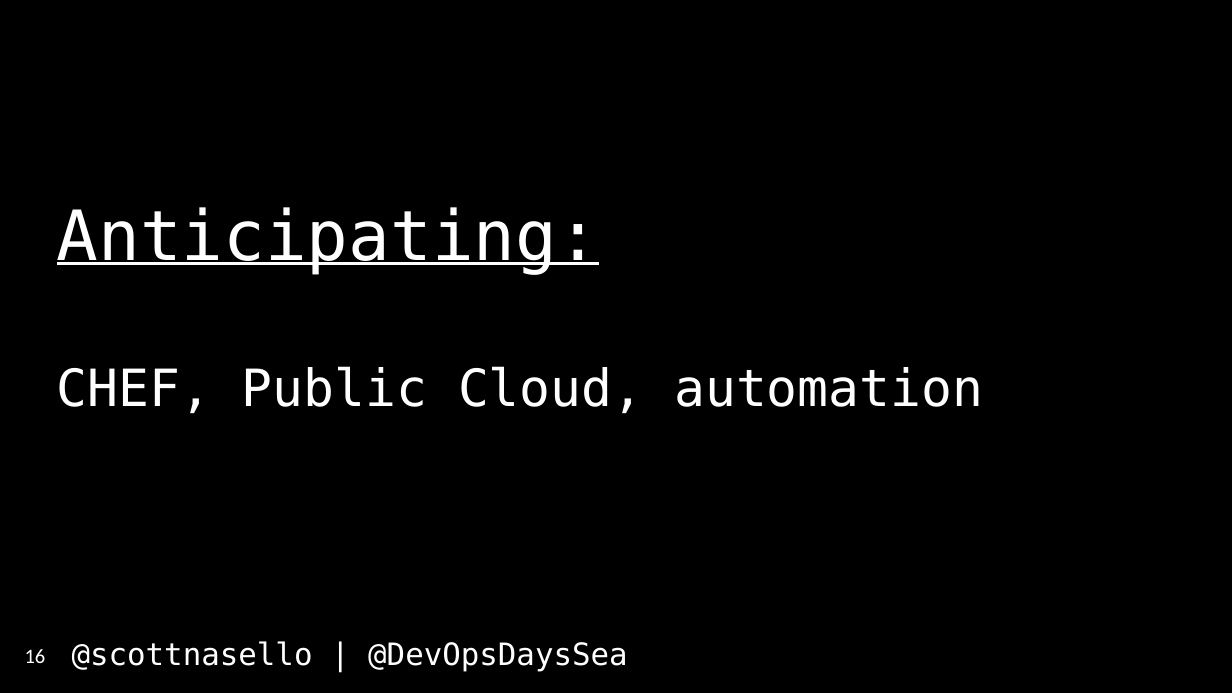
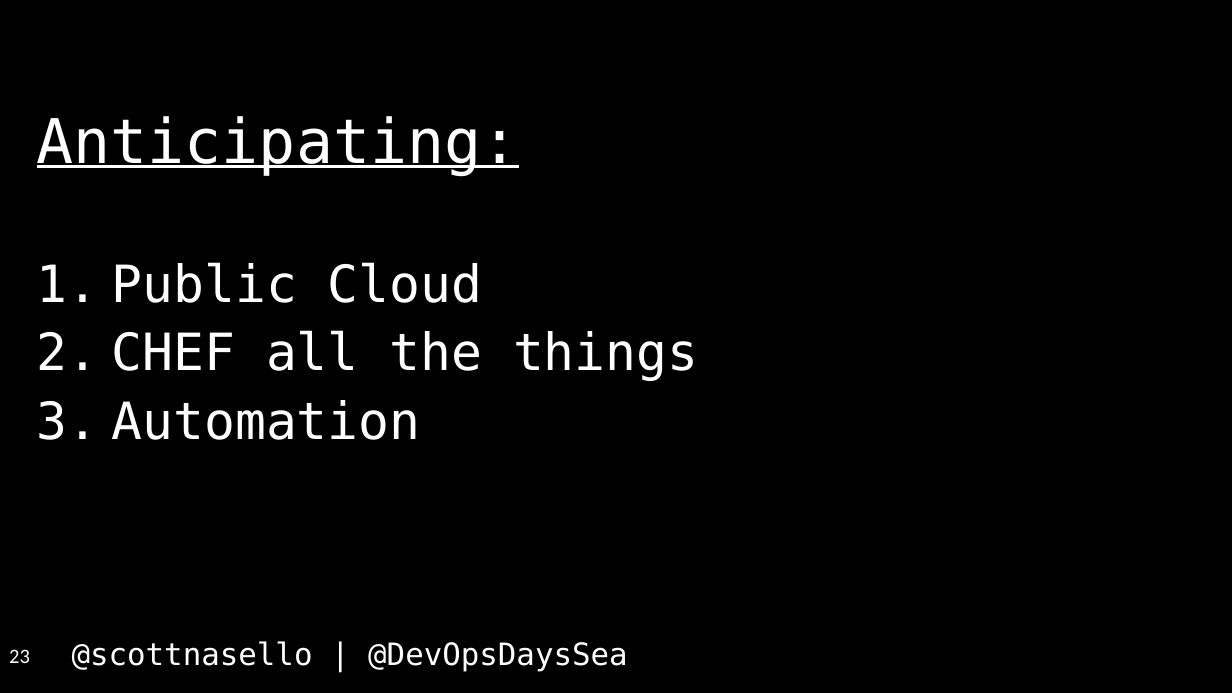
Before and after one commit to scottnasello/talks, a slide deck: slide 23 of 2017-04-26 Seattle DevOpsDays/DevOpsDays Seattle.pptx (slide 16 before the commit). Drawn at 1232x693 pixels with LibreOffice and Linux fonts; fonts in the diff are those of the drawing. Boxes give left, top, right and bottom in pixels: in the first picture for what was removed or moved away, otherwise in the second. Text is boxed around its words. In the diff, an @@ line names an element or a change of style, - is before the commit and + after.

```diff
--- a/2017-04-26 Seattle DevOpsDays/DevOpsDays Seattle.pptx
+++ b/2017-04-26 Seattle DevOpsDays/DevOpsDays Seattle.pptx
@@ text "Anticipating:": place and size @@
-text "Anticipating:" at [57, 207, 983, 414]
+text "Anticipating:" at [37, 116, 698, 440]
@@ text "Anticipating:" at [37, 116, 698, 440]: vertical alignment middle to top @@
@@ text at [37, 116, 519, 177]: size 54 to 48 pt in "Anticipating:" @@
@@ text at [112, 262, 698, 440]: text changed @@
-CHEF, Public Cloud, automation
+1. Public Cloud
+2. CHEF all the things
+3. Automation
@@ page number at [9, 649, 30, 663]: text changed @@
-16
+23
```
Also in this commit, not shown: 23 other slides changed, 15 slides added, 5 slides removed, 1 other file.
